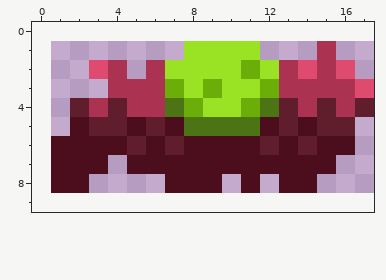
Pixel-art sprite -- Assets/Commons/Sprites/Weapons/BaseGuns/SLIMEGUN-100-manine.png. Above, as it was before the edit.
The file is 17x8 pixels. The old version is drawn lined up with the new one, on the new canvas.
And afterwards:
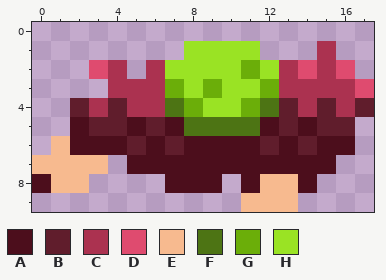
Palette (. is transparent): A #4c0e1c  B #601d2c  C #ab3250  D #df4b6f  E #f7ba8f  F #4d7414  G #6bae09  H #9ae324
Diff:
{"change": "canvas 17x8 -> 18x10, the old top-left corner now at 1,1"}
{"y":6,"x":1,"old":"A","new":"E"}
{"y":7,"x":0,"old":".AAA","new":"EEEE"}
{"y":8,"x":0,"old":".AA","new":"AEE"}
{"y":8,"x":12,"old":".A","new":"EE"}
{"y":9,"x":11,"old":"...","new":"EEE"}
{"label":"changed","picture_box":[32,136,108,193]}
{"label":"changed","picture_box":[241,174,298,212]}
